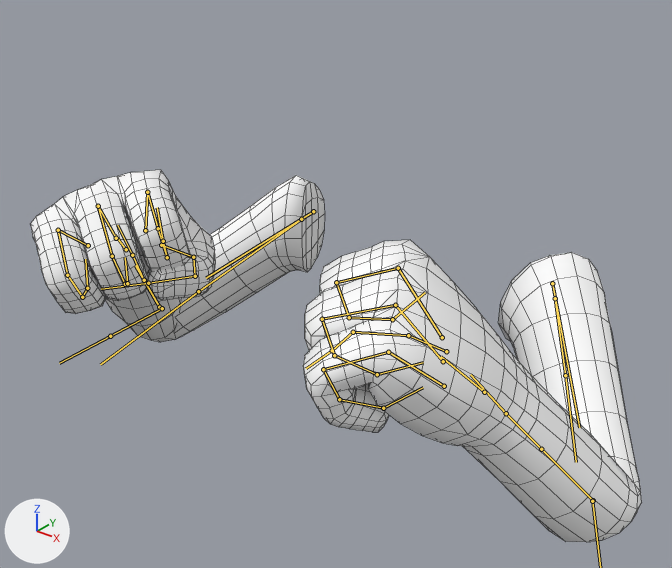
A saved change to the FBX model models/arms/toon_arms.fbx.
The view is the same before and after, from a 50 mm camera at (0.61, -0.922, 1.653) aimed at (0.053, -0.225, 1.221). The lights are fixed; the arrows at lower left show +X, +Y and +Z. Both versions are drawn at frame 116 of the action 'Take 001'; the numbers are the values there. The bones that bend it are drawn over the model as lines. Mesh edges are drawn as thin lines.

In view in the first picture: 'Arms'.
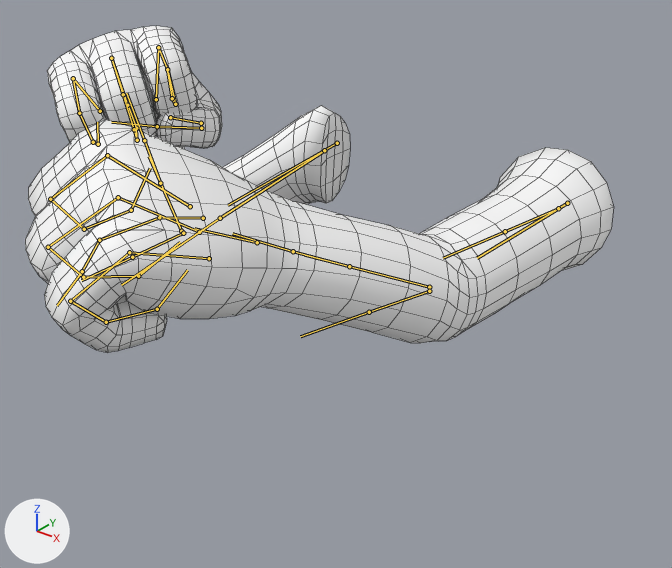
Pixel boxes (x1, y1, x2, y2) of what changed, in the pictures (672 x 568 px):
'Arms', posed (12% shorter)
    before: (31, 170, 641, 542)
    after: (25, 26, 614, 353)
bone 'arm_upper_L', root to tip
    before: (552, 283) to (579, 427)
    after: (567, 203) to (477, 258)
bone 'arm_lower_L', root to tip
    before: (593, 500) to (513, 421)
    after: (429, 287) to (305, 255)
bone 'hand_L', root to tip
    before: (484, 392) to (441, 356)
    after: (257, 242) to (194, 228)
bone 'arm_upper_R', root to tip
    before: (313, 211) to (206, 278)
    after: (337, 143) to (228, 205)
bone 'arm_lower_R', root to tip
    before: (159, 307) to (135, 265)
    after: (181, 231) to (149, 156)
bone 'hand_R', root to tip
    before: (126, 249) to (115, 235)
    after: (136, 128) to (126, 101)

The change in detail:
Object 'Rig' (bone_rig_object) moves from (0.0, 0.0, 0.0) to (0.0, -0.269, 0.124).
Object 'Rig' (bone_rig_object) turns from (0, 0, 0) to (-15, -1, -5) degrees about its own x, y and z.
Bone 'arm_upper_L' (bone_arm_upper_l) turns from (11, -11, 37) to (27, -15, 70) degrees about its own x, y and z.
Bone 'arm_lower_L' (bone_arm_lower_l) turns from (0, 0, 90) to (-2, 25, 15) degrees about its own x, y and z.
Bone 'hand_L' (bone_hand_l) turns from (-3, -3, 0) to (-9, -5, -2) degrees about its own x, y and z.
Bone 'arm_upper_R' (bone_arm_upper_r) turns from (8, 11, -36) to (9, 0, -27) degrees about its own x, y and z.
Bone 'arm_lower_R' (bone_arm_lower_r) turns from (0, 0, -90) to (-16, -1, -91) degrees about its own x, y and z.
Bone 'hand_R' (bone_hand_r) turns from (-1, 5, 1) to (8, 12, -3) degrees about its own x, y and z.
